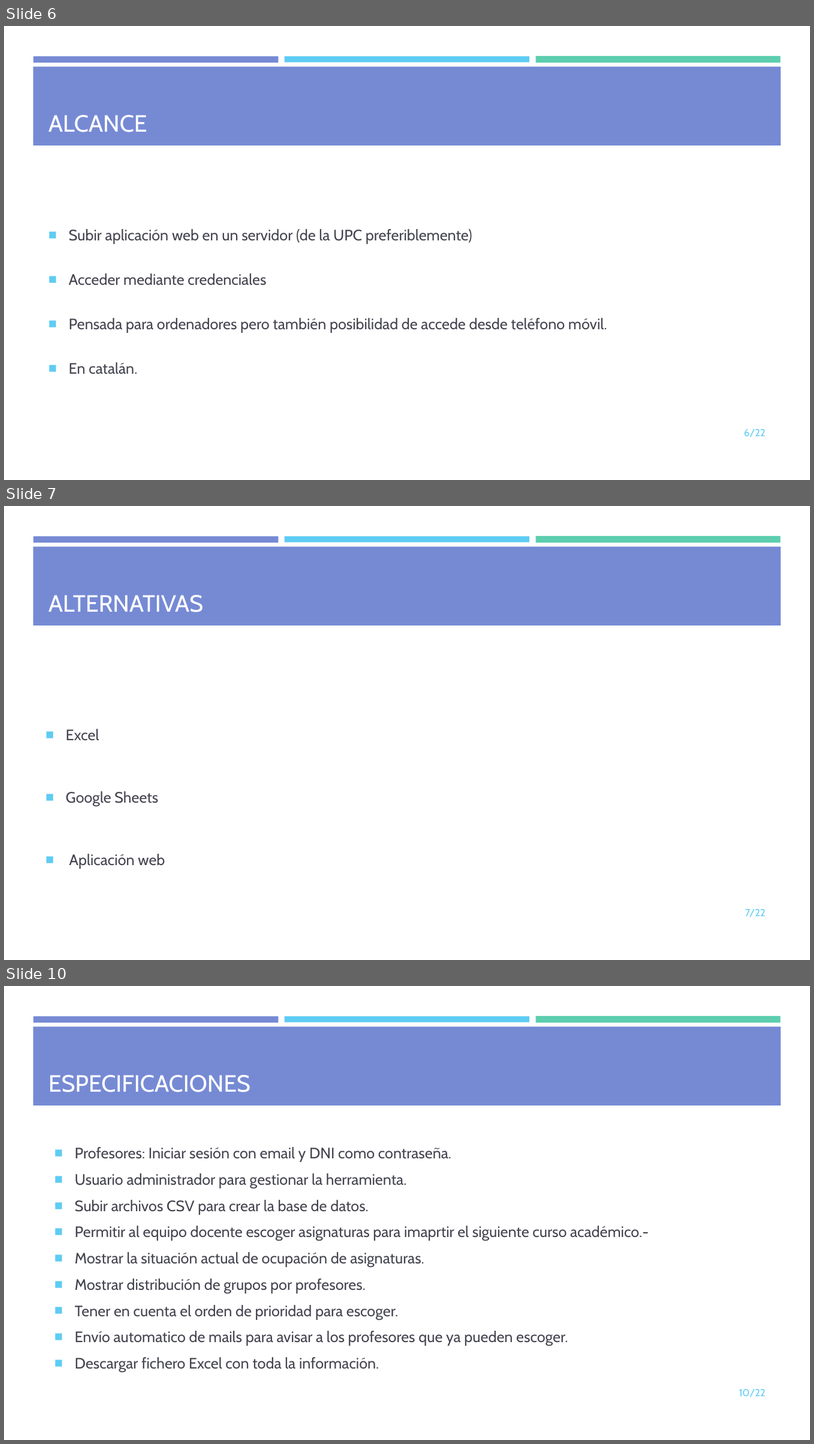
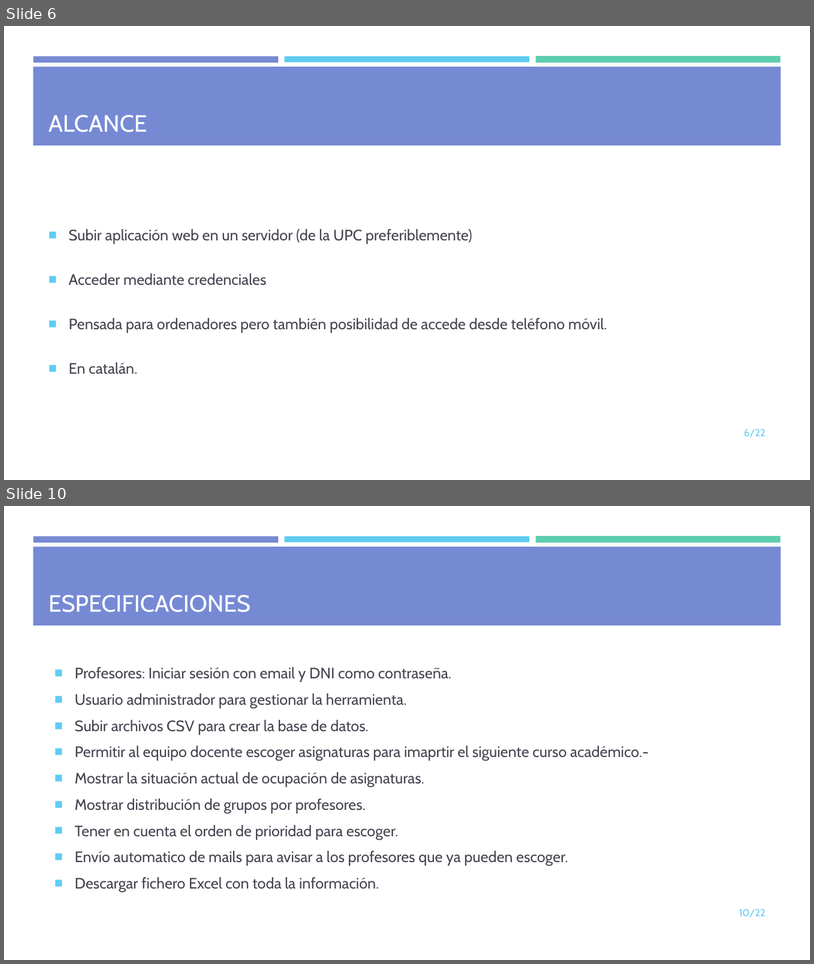
Before and after one commit to mdlunag/tfg, a slide deck: tfg_presentacio.pptx. Shown one above the other, each under a label of ours: slides 6, 7 and 10 before the commit, slides 6 and 10 after it; the slides between them are not shown. The pictures are 814x1444 and 814x964 pixels, drawn with LibreOffice and Linux fonts; fonts in the diff are those of the drawing. Boxes give left, top, right and bottom in pixels: in the first picture for what was removed or moved away, otherwise in the second. Text is boxed around its words. In the diff, an @@ line names an element or a change of style, - is before the commit and + after.

```diff
--- a/tfg_presentacio.pptx
+++ b/tfg_presentacio.pptx
@@ slide 7 removed at (x1=4, y1=506, x2=810, y2=960), background #FFFFFF; not listed: 4 template elements that a slide beside it also shows @@
@@ title removed at (x1=48, y1=595, x2=203, y2=612) @@
-ALTERNATIVAS
@@ text removed at (x1=66, y1=729, x2=165, y2=868) @@
-■ Excel
-■ Google Sheets
-■ Aplicación web
@@ page number removed at (x1=746, y1=909, x2=766, y2=917) @@
-7/22
```
Also in this commit, not shown: 10 slides changed, 4 slides added, 4 other files.
